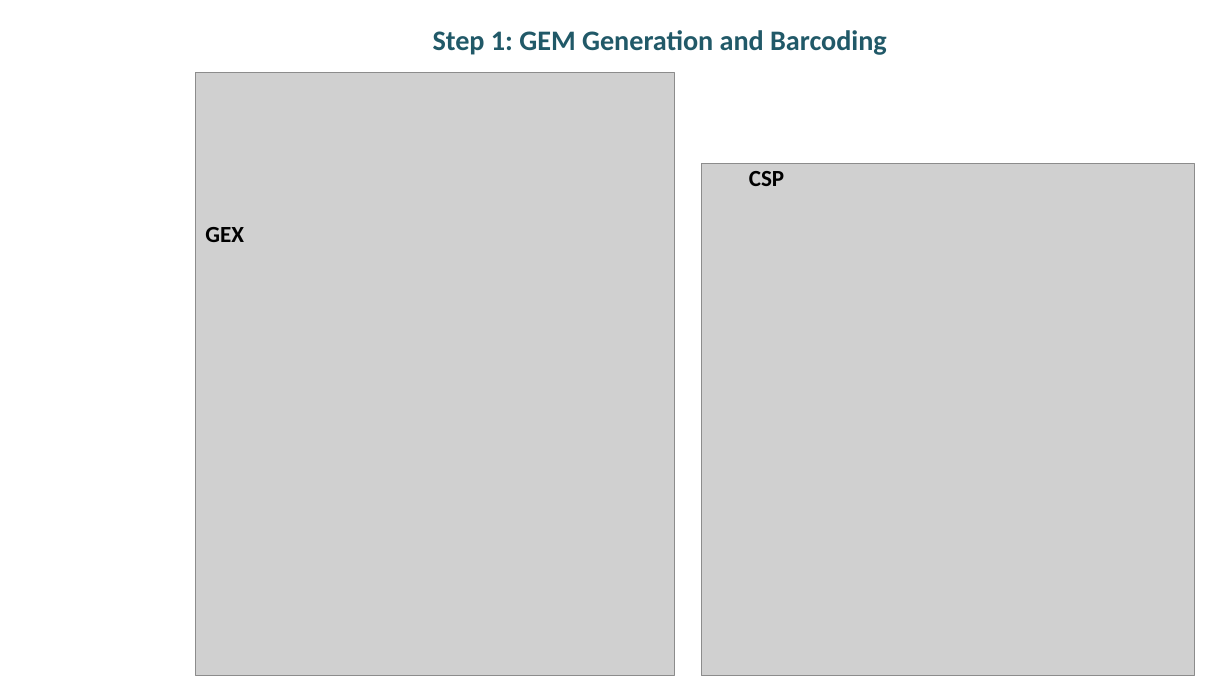
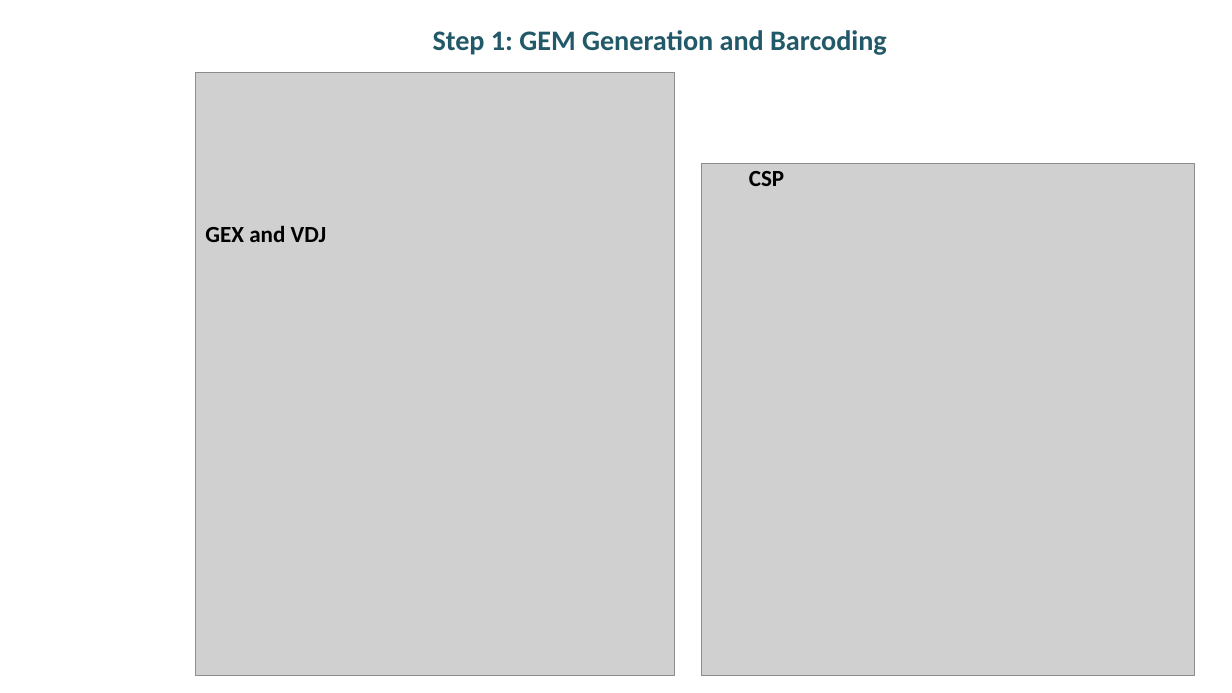
Before and after one commit to Boyson-Lab/scRNAseq_with_immune_profiling_tutorial, a slide deck: slide 8 of slides/experiment_design_howitworks.pptx. Drawn at 1232x693 pixels with LibreOffice and Linux fonts; fonts in the diff are those of the drawing; grey boxes stand for pictures. Boxes give left, top, right and bottom in pixels: in the first picture for what was removed or moved away, otherwise in the second. Text is boxed around its words. In the diff, an @@ line names an element or a change of style, - is before the commit and + after.

```diff
--- a/slides/experiment_design_howitworks.pptx
+++ b/slides/experiment_design_howitworks.pptx
@@ text at (205,225,327,242): text changed @@
-GEX
+GEX and VDJ
```
Also in this commit, not shown: 2 other slides changed, 1 other file.
